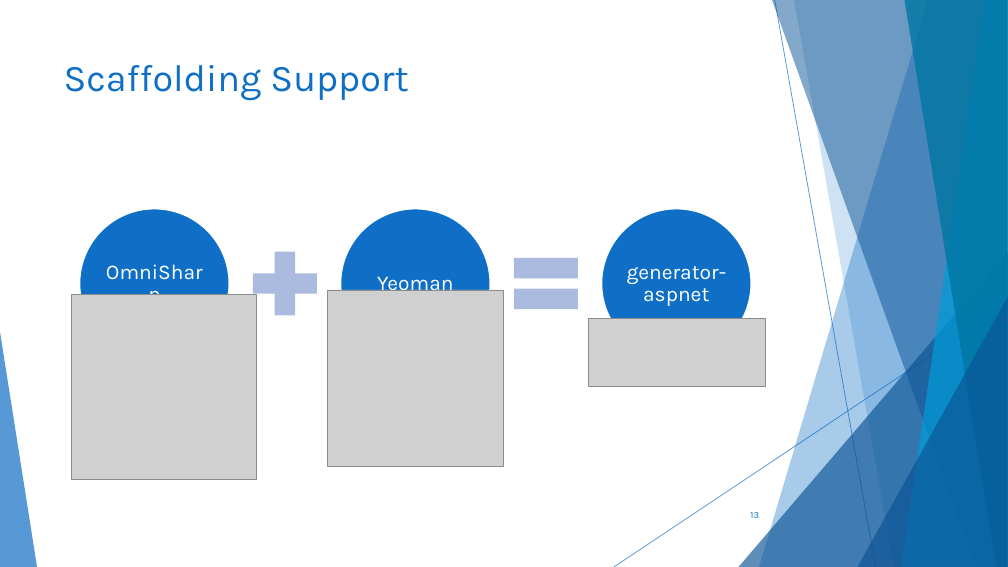
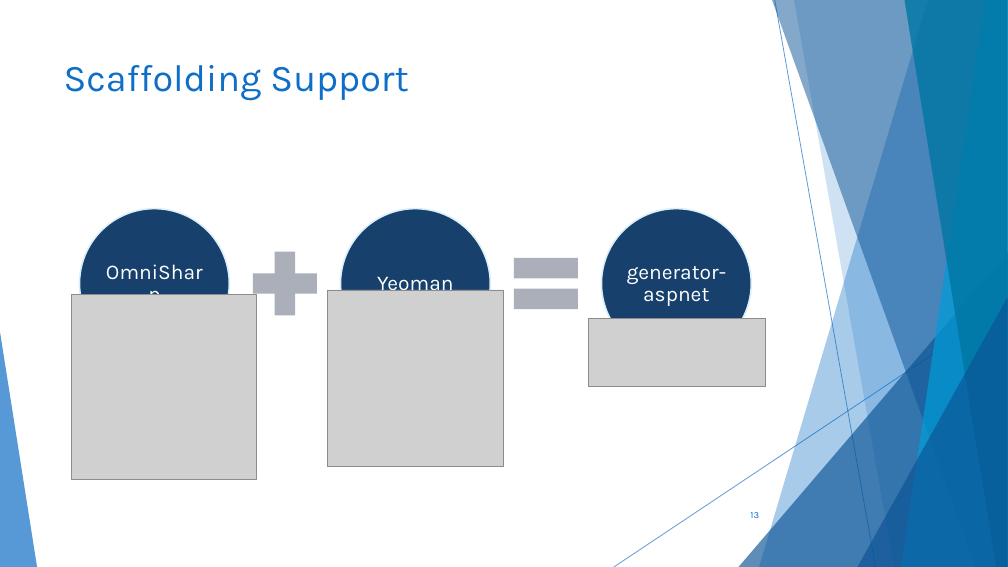
Before and after one commit to scottaddie/slide-decks, a slide deck: slide 13 of Getting Started with ASP.NET Core 1.0 in VS Code - SFLCC.pptx. Drawn at 1008x567 pixels with LibreOffice and Linux fonts; fonts in the diff are those of the drawing; grey boxes stand for pictures. Boxes give left, top, right and bottom in pixels: in the first picture for what was removed or moved away, otherwise in the second. Text is boxed around its words. In the diff, an @@ line names an element or a change of style, - is before the commit and + after.

```diff
--- a/Getting Started with ASP.NET Core 1.0 in VS Code - SFLCC.pptx
+++ b/Getting Started with ASP.NET Core 1.0 in VS Code - SFLCC.pptx
@@ fill #0F6FC6 to #17406D; outline #FFFFFF 1.5 pt to #DBEFF9 1.5 pt in 3 elements at (79,209,229,358), (340,209,490,358), (602,209,752,358) @@
@@ plus sign at (241,240,328,327): fill #ABBBDF to #ACB0BA @@
@@ math equal at (503,240,590,327): fill #ABBBDF to #ACB0BA @@
```
Also in this commit, not shown: 8 other slides changed.
